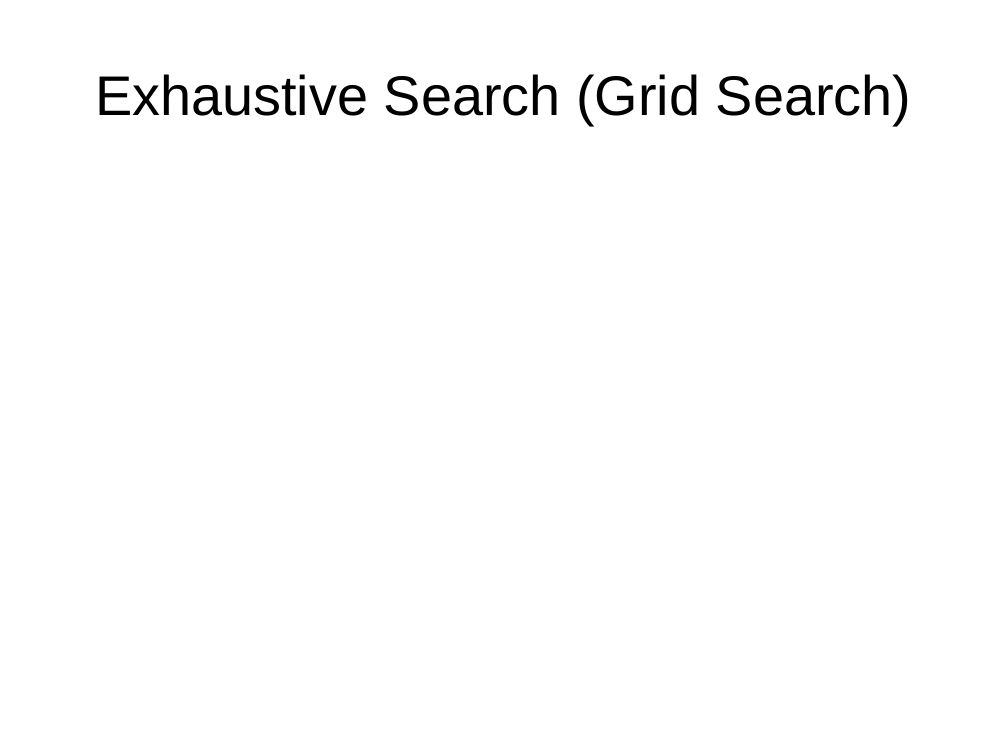
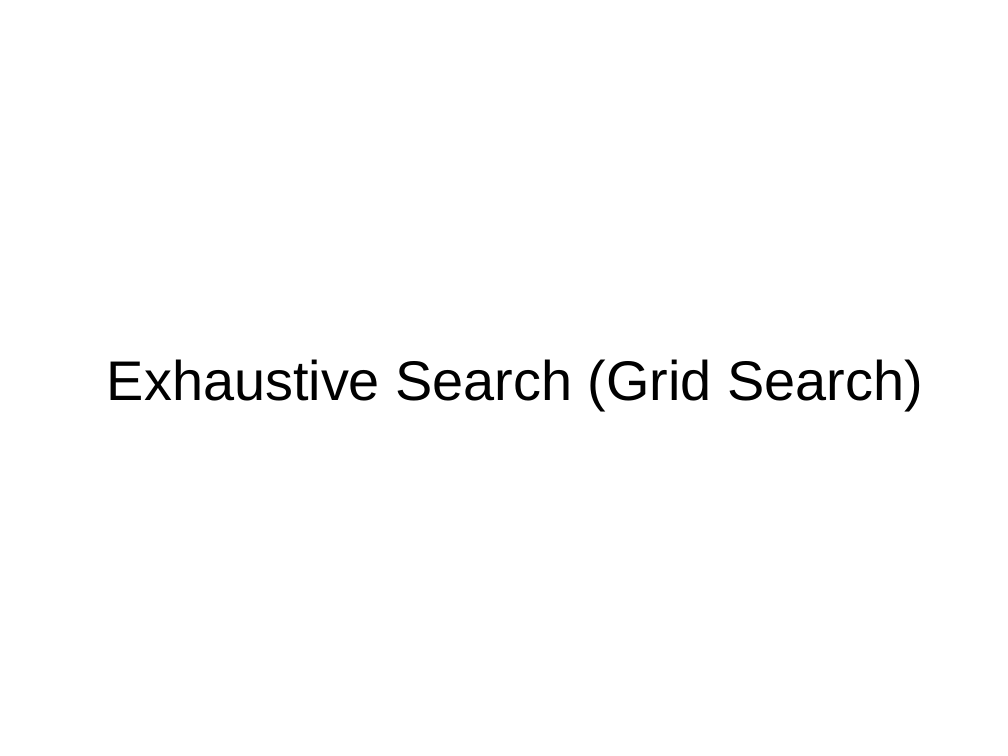
Before and after one commit to amueller/talks_odt, a slide deck: slide 15 of 2017/automating_machine_learning_with_the_best.odp. Drawn at 1008x756 pixels with LibreOffice and Linux fonts; fonts in the diff are those of the drawing. Boxes give left, top, right and bottom in pixels: in the first picture for what was removed or moved away, otherwise in the second. Text is boxed around its words. In the diff, an @@ line names an element or a change of style, - is before the commit and + after.

```diff
--- a/2017/automating_machine_learning_with_the_best.odp
+++ b/2017/automating_machine_learning_with_the_best.odp
@@ title "Exhaustive Search (Grid Search)": place and size @@
-title "Exhaustive Search (Grid Search)" at (95,74,912,125)
+title "Exhaustive Search (Grid Search)" at (107,359,923,410)
```
Also in this commit, not shown: 15 other slides changed, 4 slides added, 4 slides removed, 2 other files.
